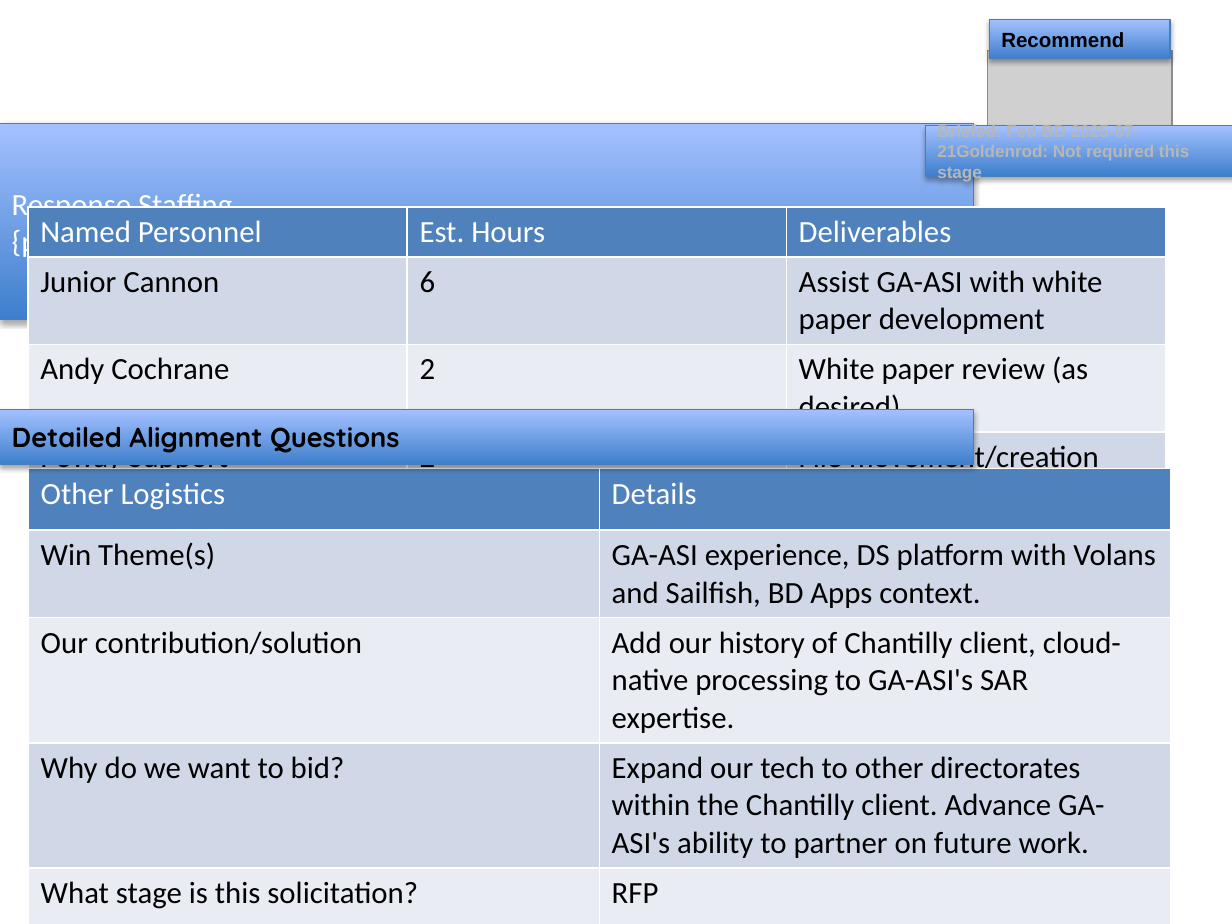
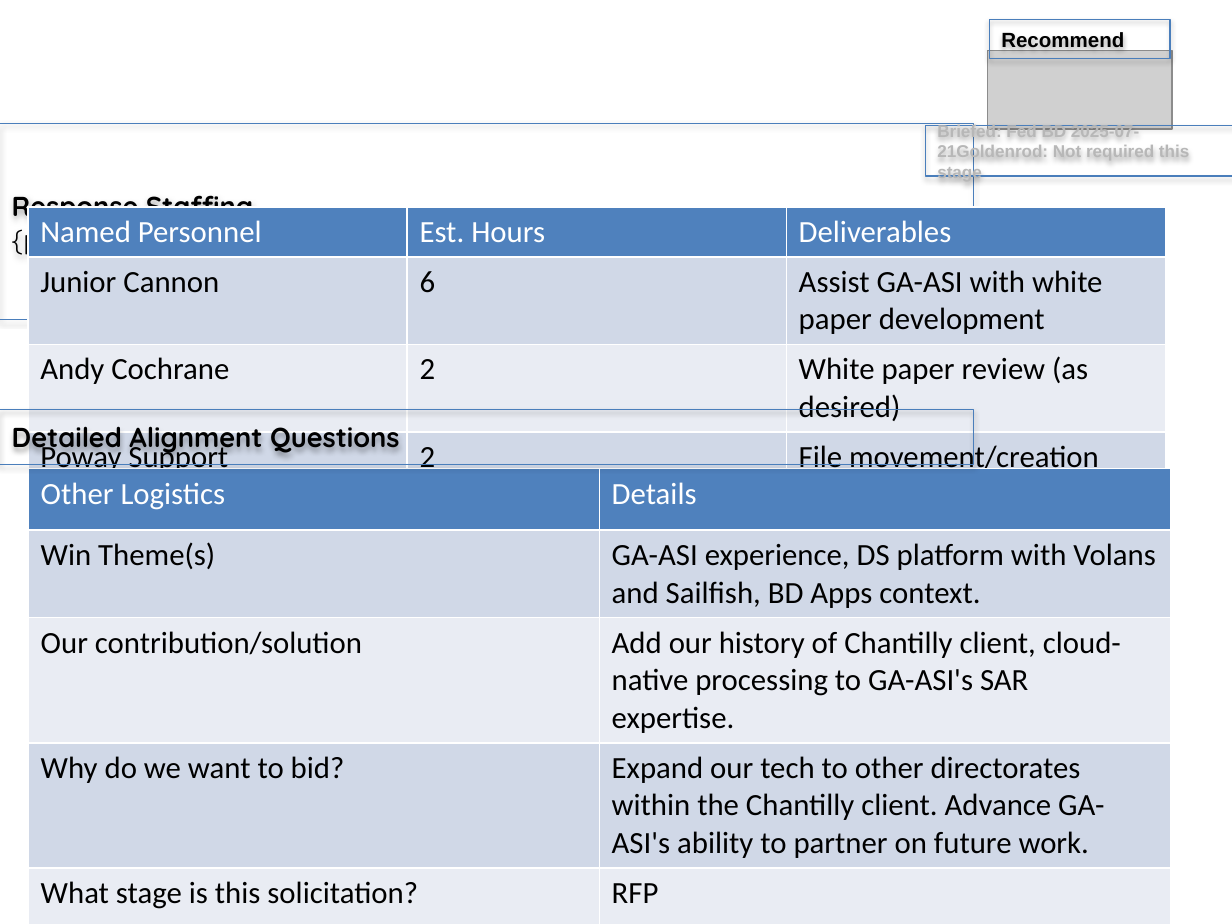
Before and after one commit to CannonJunior/mcp-powerpoint, a slide deck: slide 2 of demo_recreated.pptx. Drawn at 1232x924 pixels with LibreOffice and Linux fonts; fonts in the diff are those of the drawing; grey boxes stand for pictures. Boxes give left, top, right and bottom in pixels: in the first picture for what was removed or moved away, otherwise in the second. Text is boxed around its words. In the diff, an @@ line names an element or a change of style, - is before the commit and + after.

```diff
--- a/demo_recreated.pptx
+++ b/demo_recreated.pptx
@@ rectangle "Response Staffing" at (x1=0, y1=123, x2=975, y2=319): size 18 to 16 pt, font Calibri to Quicksand, text colour #FFFFFF to #000000; bold on in "Response Staffing"; fill gradient #3F80CE to #A4C4FF to none @@
@@ fill gradient #3F80CE to #A4C4FF to none in 3 elements at (x1=0, y1=409, x2=975, y2=464), (x1=989, y1=20, x2=1170, y2=59), (x1=925, y1=126, x2=1232, y2=176) @@
```
Also in this commit, not shown: 1 other slide changed, 10 other files.
